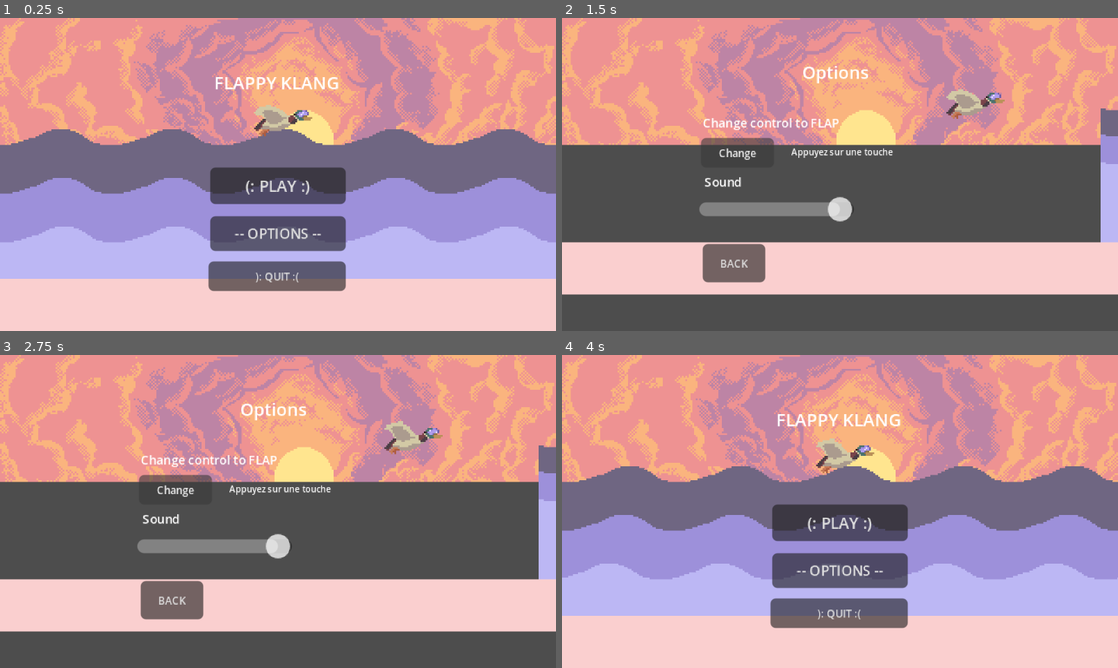
Above: before the commit, frames 1-4 (two rows, left to right).
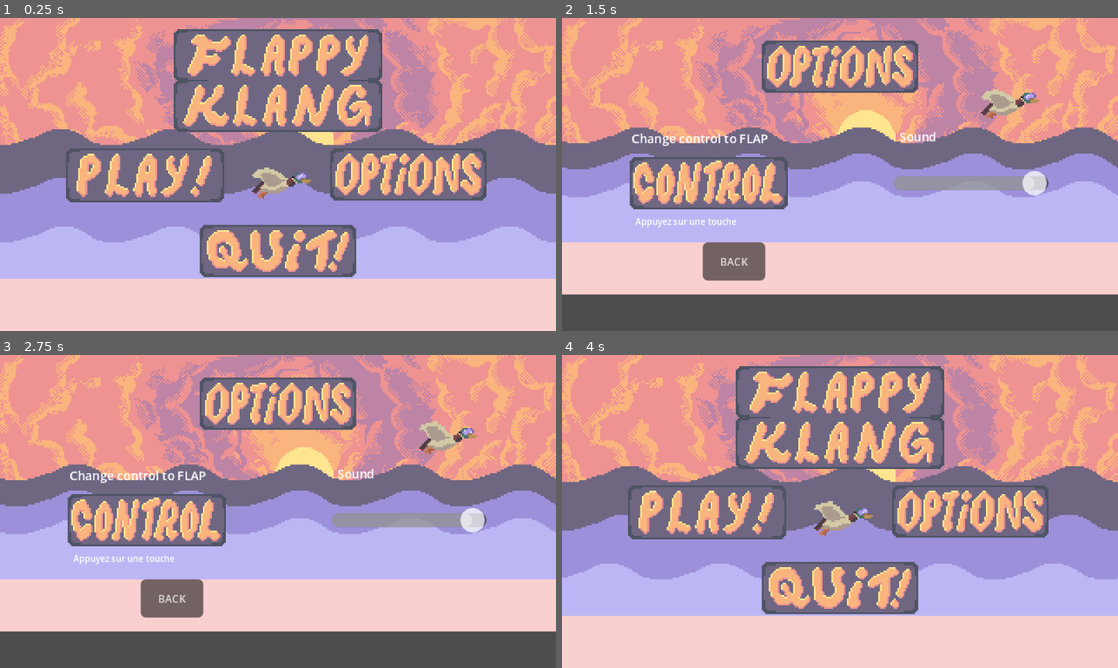
Above: after the commit, the same moments.

Repository: ThatRoucky/FLAPPY-KLANG
Game: Godot game, scene res://scenes/main_menu.tscn
Two runs of this game, one before a commit and one after it. Both use one fixed random seed, a clock stepped at 60 frames per second and the inputs below.
Inputs (mouse positions are in pixels of both pictures, inside the frame that each line leads up to; where the layout moved, square brackets give the same spot in the first picture):
- Up to frame 1 (0.25 s): no input
- Up to frame 2 (1.5 s): click (967, 174) [840, 233] at 0.5 s; click (706, 183) [739, 152] at 1.25 s
- Up to frame 3 (2.75 s): click (144, 520) [177, 489] at 2 s
- Up to frame 4 (4 s): click (706, 520) [739, 489] at 2.75 s; click "BACK" at 3.5 s

The runs differ from the first frame. In frame 1, 25% of the frame differs, in the area x 11-88%, y 3-88%; in frame 2, 39%; in frame 3, 39%, in the area x 0-100%, y 7-85%; in frame 4, 25%.

Commit message:
Added graphics
Added graphic buttons on existing button
Physics work

Diff:
--- a/scenes/bird.gd
+++ b/scenes/bird.gd
@@ -5,7 +5,7 @@
 const FLAP_SPEED : int = -175
 var flying : bool = false
 var falling : bool = false
-const START_POS = Vector2(18, 0)
+const START_POS = Vector2(18, 80)
 
 #called when the node enters the scene for the fist time
 func _ready():
--- a/scenes/game_over.tscn
+++ b/scenes/game_over.tscn
@@ -1,7 +1,8 @@
-[gd_scene load_steps=6 format=3 uid="uid://bh2ov1qga4v0o"]
+[gd_scene load_steps=7 format=3 uid="uid://bh2ov1qga4v0o"]
 
 [ext_resource type="Script" uid="uid://bid0g36r0sr07" path="res://scenes/game_over.gd" id="1_36epf"]
 [ext_resource type="Texture2D" uid="uid://c57fej47adq38" path="res://assets/restart.png" id="2_e5ng7"]
+[ext_resource type="Texture2D" uid="uid://c2a8bgsdyvjrh" path="res://assets/Menu/GAMEOVER.png" id="3_tbwuq"]
 
 [sub_resource type="StyleBoxTexture" id="StyleBoxTexture_xeevv"]
 texture = ExtResource("2_e5ng7")
@@ -23,9 +24,9 @@
 anchor_right = 0.023000002
 anchor_bottom = 0.028
 offset_left = 149.0
-offset_top = 72.0
+offset_top = 102.0
 offset_right = 289.128
-offset_bottom = 108.792
+offset_bottom = 138.792
 scale = Vector2(0.15, 0.15)
 theme_override_styles/normal = SubResource("StyleBoxTexture_xeevv")
 theme_override_styles/pressed = SubResource("StyleBoxTexture_wqhvx")
@@ -34,11 +35,15 @@
 [node name="MainMenu" type="Button" parent="."]
 z_index = 1
 offset_left = 136.0
-offset_top = 98.0
+offset_top = 128.0
 offset_right = 184.0
-offset_bottom = 115.0
+offset_bottom = 145.0
 theme_override_font_sizes/font_size = 6
 text = "Main Menu"
 
+[node name="Gameover" type="Sprite2D" parent="."]
+position = Vector2(160, 47)
+texture = ExtResource("3_tbwuq")
+
 [connection signal="pressed" from="Restart" to="." method="_on_restart_pressed"]
 [connection signal="pressed" from="MainMenu" to="." method="_on_main_menu_pressed"]
--- a/scenes/main_menu.tscn
+++ b/scenes/main_menu.tscn
@@ -1,15 +1,19 @@
-[gd_scene load_steps=22 format=3 uid="uid://np4msjncksa2"]
+[gd_scene load_steps=35 format=3 uid="uid://np4msjncksa2"]
 
 [ext_resource type="Script" uid="uid://df47fj8wjai87" path="res://main_menu.gd" id="1_l6cm7"]
+[ext_resource type="Texture2D" uid="uid://duucc4tw2h7p4" path="res://assets/Menu/QUIT.png" id="3_lgwnu"]
 [ext_resource type="Texture2D" uid="uid://b6t0eilr6c5sj" path="res://assets/Sunset.png" id="3_wu84c"]
+[ext_resource type="Texture2D" uid="uid://b1iou5gal8lhl" path="res://assets/Menu/OPTIONS.png" id="4_1ajci"]
 [ext_resource type="Shader" uid="uid://cx8tqcbjyjxpr" path="res://Shaders/DarkWave.tres" id="4_5dd4i"]
 [ext_resource type="Texture2D" uid="uid://nwuv23xk7prm" path="res://assets/Beach.png" id="4_8ln24"]
 [ext_resource type="Texture2D" uid="uid://d1hbdbl0doaer" path="res://assets/Klang jump-Sheet.png" id="4_wu84c"]
+[ext_resource type="Texture2D" uid="uid://ba5y5k512w4k3" path="res://assets/Menu/PLAY.png" id="5_7b55j"]
 [ext_resource type="Texture2D" uid="uid://ckgw1aiwauufa" path="res://assets/Dark_Wave.png" id="5_lgwnu"]
 [ext_resource type="Shader" uid="uid://0a3e2qr8vil4" path="res://Shaders/MidWave.tres" id="6_flqon"]
 [ext_resource type="Texture2D" uid="uid://oiiyhqgj6hux" path="res://assets/Mid_Wave.png" id="7_rcqid"]
 [ext_resource type="Shader" uid="uid://dp88ny2cmekvt" path="res://Shaders/LightWave.tres" id="8_1ajci"]
 [ext_resource type="Texture2D" uid="uid://b2mhjut2ii0k4" path="res://assets/Light_Wave.png" id="9_7b55j"]
+[ext_resource type="Texture2D" uid="uid://dhllmhosyvsas" path="res://assets/Menu/TITLE.png" id="14_5pajh"]
 
 [sub_resource type="AtlasTexture" id="AtlasTexture_8ln24"]
 atlas = ExtResource("4_wu84c")
@@ -68,6 +72,33 @@
 "speed": 5.0
 }]
 
+[sub_resource type="StyleBoxTexture" id="StyleBoxTexture_flqon"]
+texture = ExtResource("3_lgwnu")
+
+[sub_resource type="StyleBoxTexture" id="StyleBoxTexture_lgwnu"]
+texture = ExtResource("3_lgwnu")
+
+[sub_resource type="StyleBoxTexture" id="StyleBoxTexture_rcqid"]
+texture = ExtResource("3_lgwnu")
+
+[sub_resource type="StyleBoxTexture" id="StyleBoxTexture_j7ex8"]
+texture = ExtResource("4_1ajci")
+
+[sub_resource type="StyleBoxTexture" id="StyleBoxTexture_a8gd2"]
+texture = ExtResource("4_1ajci")
+
+[sub_resource type="StyleBoxTexture" id="StyleBoxTexture_hstxw"]
+texture = ExtResource("4_1ajci")
+
+[sub_resource type="StyleBoxTexture" id="StyleBoxTexture_8egab"]
+texture = ExtResource("5_7b55j")
+
+[sub_resource type="StyleBoxTexture" id="StyleBoxTexture_gw5y6"]
+texture = ExtResource("5_7b55j")
+
+[sub_resource type="StyleBoxTexture" id="StyleBoxTexture_svtp6"]
+texture = ExtResource("5_7b55j")
+
 [sub_resource type="ShaderMaterial" id="ShaderMaterial_5pajh"]
 shader = ExtResource("4_5dd4i")
 
@@ -81,56 +112,51 @@
 layout_mode = 3
 anchors_preset = 0
 script = ExtResource("1_l6cm7")
-metadata/_edit_vertical_guides_ = [160.0]
+metadata/_edit_vertical_guides_ = [160.0, 130.0, 190.0]
+metadata/_edit_horizontal_guides_ = [75.0]
 
 [node name="KLANG" type="AnimatedSprite2D" parent="."]
 z_index = 1
-position = Vector2(161, 59)
-scale = Vector2(0.991, 1)
+position = Vector2(160, 95)
 sprite_frames = SubResource("SpriteFrames_flqon")
 animation = &"KLANG"
 frame = 6
 
-[node name="Title" type="Label" parent="."]
-z_index = 2
-layout_mode = 0
-offset_left = 123.0
-offset_top = 30.0
-offset_right = 195.0
-offset_bottom = 44.0
-theme_override_font_sizes/font_size = 10
-text = "FLAPPY KLANG"
-horizontal_alignment = 1
-
 [node name="Quit" type="Button" parent="."]
 z_index = 1
 layout_mode = 0
-offset_left = 120.0
-offset_top = 140.0
-offset_right = 199.0
-offset_bottom = 157.0
+offset_left = 115.0
+offset_top = 119.0
+offset_right = 205.0
+offset_bottom = 149.0
 theme_override_font_sizes/font_size = 6
-text = "): QUIT :("
+theme_override_styles/normal = SubResource("StyleBoxTexture_flqon")
+theme_override_styles/pressed = SubResource("StyleBoxTexture_lgwnu")
+theme_override_styles/hover = SubResource("StyleBoxTexture_rcqid")
 
 [node name="Option" type="Button" parent="."]
 z_index = 1
 layout_mode = 0
-offset_left = 121.0
-offset_top = 114.0
-offset_right = 199.0
-offset_bottom = 134.0
+offset_left = 190.0
+offset_top = 75.0
+offset_right = 280.0
+offset_bottom = 105.0
 theme_override_font_sizes/font_size = 8
-text = "-- OPTIONS --"
+theme_override_styles/normal = SubResource("StyleBoxTexture_j7ex8")
+theme_override_styles/pressed = SubResource("StyleBoxTexture_a8gd2")
+theme_override_styles/hover = SubResource("StyleBoxTexture_hstxw")
 
 [node name="Play" type="Button" parent="."]
 z_index = 2
 layout_mode = 0
-offset_left = 121.0
-offset_top = 86.0
-offset_right = 199.0
-offset_bottom = 107.0
+offset_left = 38.0
+offset_top = 75.0
+offset_right = 129.0
+offset_bottom = 106.0
 theme_override_font_sizes/font_size = 9
-text = "(: PLAY :)"
+theme_override_styles/normal = SubResource("StyleBoxTexture_8egab")
+theme_override_styles/pressed = SubResource("StyleBoxTexture_gw5y6")
+theme_override_styles/hover = SubResource("StyleBoxTexture_svtp6")
 
 [node name="Sunset" type="Sprite2D" parent="."]
 position = Vector2(160, 90)
@@ -156,6 +182,10 @@
 position = Vector2(160, 165)
 texture = ExtResource("4_8ln24")
 
+[node name="Title" type="Sprite2D" parent="."]
+position = Vector2(160, 36)
+texture = ExtResource("14_5pajh")
+
 [connection signal="animation_finished" from="KLANG" to="." method="_on_klang_animation_finished"]
 [connection signal="pressed" from="Quit" to="." method="_on_quit_pressed"]
 [connection signal="pressed" from="Option" to="." method="_on_option_pressed"]
--- a/scenes/option_menu.tscn
+++ b/scenes/option_menu.tscn
@@ -6,7 +6,9 @@
 [ext_resource type="Texture2D" uid="uid://oiiyhqgj6hux" path="res://assets/Mid_Wave.png" id="4_e7w18"]
 [ext_resource type="Texture2D" uid="uid://b2mhjut2ii0k4" path="res://assets/Light_Wave.png" id="5_14fn0"]
 [ext_resource type="PackedScene" uid="uid://d2ort7tfi33lg" path="res://scenes/ground.tscn" id="6_u23oc"]
+[ext_resource type="Texture2D" uid="uid://dd0vysslwhd3c" path="res://assets/Menu/CONTROL.png" id="7_e7w18"]
 [ext_resource type="Texture2D" uid="uid://d1hbdbl0doaer" path="res://assets/Klang jump-Sheet.png" id="7_laan2"]
+[ext_resource type="Texture2D" uid="uid://b1iou5gal8lhl" path="res://assets/Menu/OPTIONS.png" id="9_14fn0"]
 
 [sub_resource type="GDScript" id="GDScript_40sux"]
 script/source = "extends Control
@@ -52,6 +54,15 @@
 
 			waiting_for_input = \"\"
 "
+
+[sub_resource type="StyleBoxTexture" id="StyleBoxTexture_u23oc"]
+texture = ExtResource("7_e7w18")
+
+[sub_resource type="StyleBoxTexture" id="StyleBoxTexture_8u718"]
+texture = ExtResource("7_e7w18")
+
+[sub_resource type="StyleBoxTexture" id="StyleBoxTexture_oc10e"]
+texture = ExtResource("7_e7w18")
 
 [sub_resource type="AtlasTexture" id="AtlasTexture_8ln24"]
 atlas = ExtResource("7_laan2")
@@ -119,6 +130,8 @@
 offset_right = -98.44806
 offset_bottom = -57.33603
 script = SubResource("GDScript_40sux")
+metadata/_edit_vertical_guides_ = [160.0]
+metadata/_edit_horizontal_guides_ = [90.0]
 
 [node name="FixSunset" type="Sprite2D" parent="."]
 position = Vector2(-226, -188)
@@ -129,15 +142,15 @@
 texture = ExtResource("2_laan2")
 
 [node name="DarkWave" type="Sprite2D" parent="."]
-position = Vector2(94, -203)
+position = Vector2(-216, -184)
 texture = ExtResource("3_6uflr")
 
 [node name="MidWave" type="Sprite2D" parent="."]
-position = Vector2(94, -188)
+position = Vector2(-216, -169)
 texture = ExtResource("4_e7w18")
 
 [node name="LightWave" type="Sprite2D" parent="."]
-position = Vector2(94, -172)
+position = Vector2(-216, -153)
 texture = ExtResource("5_14fn0")
 
 [node name="Ground" parent="." instance=ExtResource("6_u23oc")]
@@ -146,63 +159,56 @@
 [node name="VolumeSlider" type="HSlider" parent="."]
 texture_filter = 1
 layout_mode = 0
-offset_left = -307.0
-offset_top = -176.0
-offset_right = -218.0
-offset_bottom = -160.0
+offset_left = -195.0
+offset_top = -191.0
+offset_right = -106.0
+offset_bottom = -175.0
 min_value = -30.0
 max_value = 0.0
 
 [node name="Volume" type="Label" parent="."]
 layout_mode = 0
-offset_left = -304.0
-offset_top = -189.0
-offset_right = -278.0
-offset_bottom = -178.0
+offset_left = -192.0
+offset_top = -215.0
+offset_right = -166.0
+offset_bottom = -204.0
 theme_override_font_sizes/font_size = 7
 text = "Sound"
 
-[node name="OptionLabel" type="Label" parent="."]
-layout_mode = 0
-offset_left = -248.0
-offset_top = -254.0
-offset_right = -209.0
-offset_bottom = -240.0
-theme_override_font_sizes/font_size = 10
-text = "Options"
-
 [node name="ButtonChange" type="Button" parent="."]
 layout_mode = 0
-offset_left = -306.0
-offset_top = -209.0
-offset_right = -264.0
-offset_bottom = -192.0
+offset_left = -347.0
+offset_top = -198.0
+offset_right = -256.0
+offset_bottom = -168.0
 theme_override_font_sizes/font_size = 6
-text = "Change"
+theme_override_styles/normal = SubResource("StyleBoxTexture_u23oc")
+theme_override_styles/pressed = SubResource("StyleBoxTexture_8u718")
+theme_override_styles/hover = SubResource("StyleBoxTexture_oc10e")
 
 [node name="LabelDisplay" type="Label" parent="."]
 layout_mode = 1
 anchors_preset = -1
 anchor_right = 0.5
 anchor_bottom = 0.287
-offset_left = -254.0
-offset_top = -205.0
-offset_right = -195.0
-offset_bottom = -197.0
+offset_left = -344.0
+offset_top = -165.0
+offset_right = -253.0
+offset_bottom = -157.0
 theme_override_font_sizes/font_size = 5
 
 [node name="ControlLbl" type="Label" parent="."]
 layout_mode = 0
-offset_left = -305.0
-offset_top = -223.0
-offset_right = -226.0
-offset_bottom = -212.0
+offset_left = -346.0
+offset_top = -214.0
+offset_right = -267.0
+offset_bottom = -203.0
 theme_override_font_sizes/font_size = 7
 text = "Change control to FLAP"
 
 [node name="KLANG" type="AnimatedSprite2D" parent="."]
 z_index = 1
-position = Vector2(-150, -229)
+position = Vector2(-130, -229)
 scale = Vector2(0.991, 1)
 sprite_frames = SubResource("SpriteFrames_6uflr")
 animation = &"KLANG"
@@ -211,11 +217,15 @@
 z_index = 2
 layout_mode = 0
 offset_left = -305.0
-offset_top = -148.0
+offset_top = -149.0
 offset_right = -269.0
-offset_bottom = -126.0
+offset_bottom = -127.0
 theme_override_font_sizes/font_size = 6
 text = "BACK"
+
+[node name="Options" type="Sprite2D" parent="."]
+position = Vector2(-226, -250)
+texture = ExtResource("9_14fn0")
 
 [connection signal="value_changed" from="VolumeSlider" to="." method="_on_volume_slider_value_changed"]
 [connection signal="pressed" from="ButtonChange" to="." method="_on_button_change_pressed"]
--- a/scenes/pipe.tscn
+++ b/scenes/pipe.tscn
@@ -10,7 +10,7 @@
 size = Vector2(7, 79)
 
 [sub_resource type="RectangleShape2D" id="RectangleShape2D_arpqm"]
-size = Vector2(8, 58)
+size = Vector2(8, 52)
 
 [node name="Pipe" type="Area2D" groups=["pipes"]]
 position = Vector2(153, 64)
@@ -19,22 +19,22 @@
 metadata/_edit_horizontal_guides_ = [66.0, 120.0]
 
 [node name="Lowerpalmtree" type="Sprite2D" parent="."]
-position = Vector2(14, 64)
+position = Vector2(13, 57)
 texture = ExtResource("2_arpqm")
 
 [node name="CollisionShape2D" type="CollisionShape2D" parent="."]
-position = Vector2(-2, 45)
+position = Vector2(-3, 38)
 shape = SubResource("CircleShape2D_8p0di")
 
 [node name="CollisionShape2D2" type="CollisionShape2D" parent="."]
-position = Vector2(-2, 98)
+position = Vector2(-3, 91)
 shape = SubResource("RectangleShape2D_ejsh2")
 
 [node name="ScoreArea" type="Area2D" parent="." groups=["pipes"]]
 position = Vector2(33, -48)
 
 [node name="CollisionShape2D" type="CollisionShape2D" parent="ScoreArea" groups=["pipes"]]
-position = Vector2(-21, 52)
+position = Vector2(-21, 49)
 shape = SubResource("RectangleShape2D_arpqm")
 
 [node name="Upperpalmtree" type="Sprite2D" parent="."]
Not shown: 1 places in scenes/option_menu.tscn that only renumber resources
